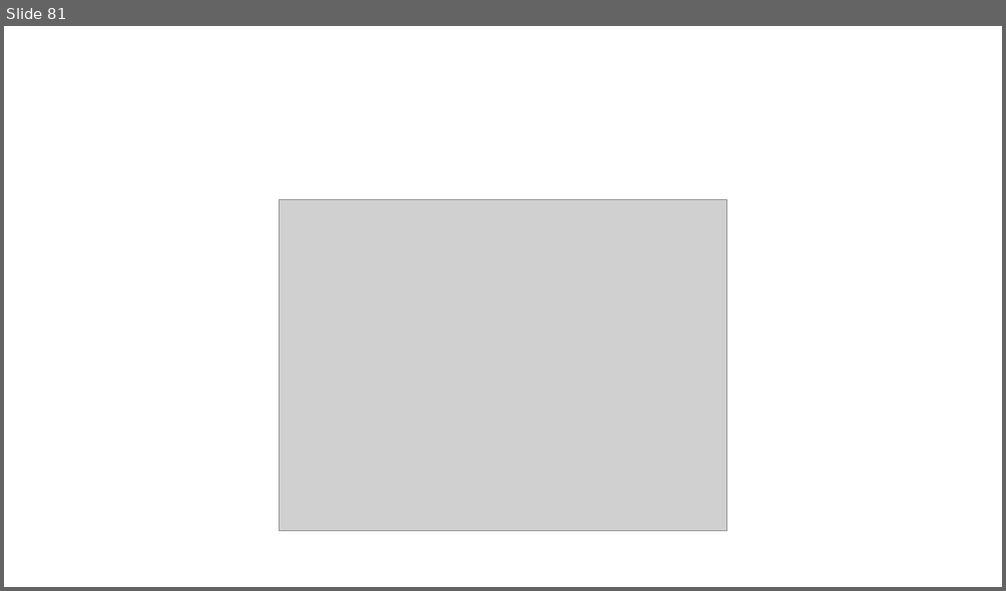
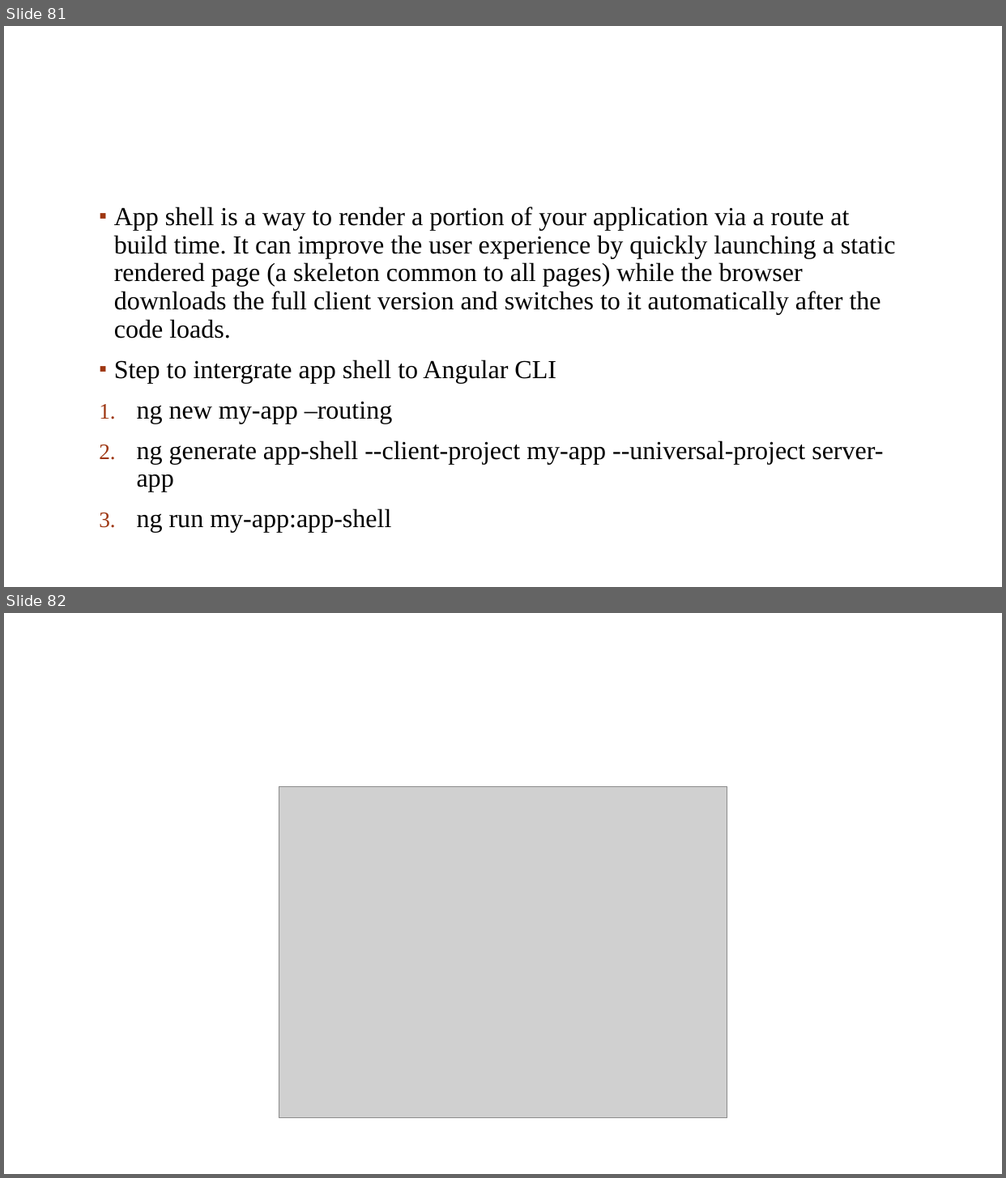
Before and after one commit to ngohungphuc/Presentation, a slide deck: Angular Workshop/Angular Workshop.pptx. Shown one above the other, each under a label of ours: slide 81 before the commit, slides 81 and 82 after it. The pictures are 1006x591 and 1006x1178 pixels, drawn with LibreOffice and Linux fonts; fonts in the diff are those of the drawing; grey boxes stand for pictures; background and template pictures are left out. Boxes give left, top, right and bottom in pixels: in the first picture for what was removed or moved away, otherwise in the second. Text is boxed around its words. In the diff, an @@ line names an element or a change of style, - is before the commit and + after.

```diff
--- a/Angular Workshop/Angular Workshop.pptx
+++ b/Angular Workshop/Angular Workshop.pptx
@@ slide 81 added at [4, 26, 1002, 587], background #FFFFFF; not listed: 1 template element that a slide beside it also shows @@
@@ text added at [114, 207, 896, 533], 25 pt, text #000000 @@
+▪ App shell is a way to render a portion of your application via a route at build time. It can improve the user experience by quickly launching a static rendered page (a skeleton common to all pages) while the browser downloads the full client version and switches to it automatically after the code loads.
+▪ Step to intergrate app shell to Angular CLI
+1. ng new my-app –routing
+2. ng generate app-shell --client-project my-app --universal-project server-app
+3. ng run my-app:app-shell
@@ what was slide 81 is now slide 82 @@
```
Also in this commit, not shown: 4 other slides added, 44 other files.
